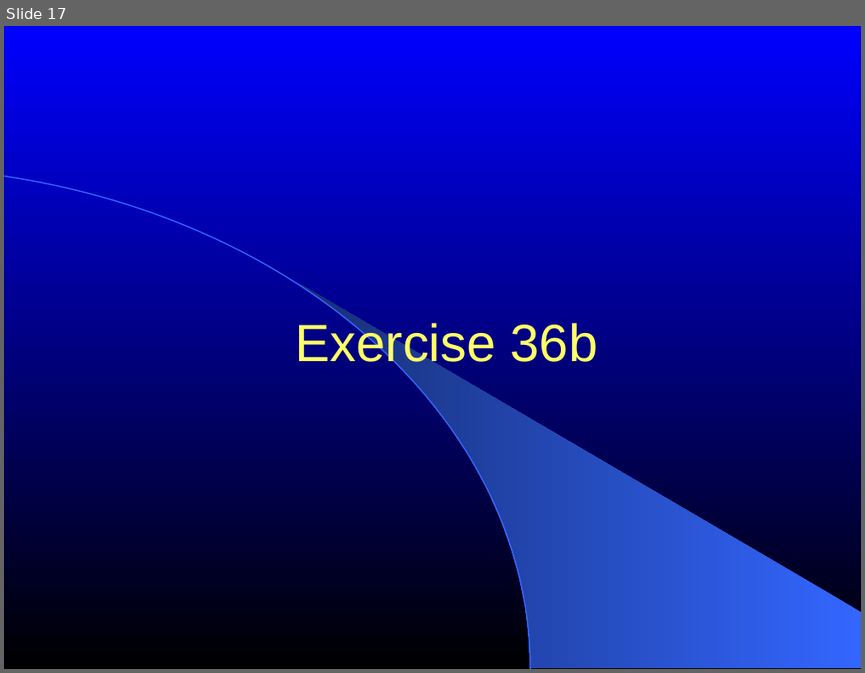
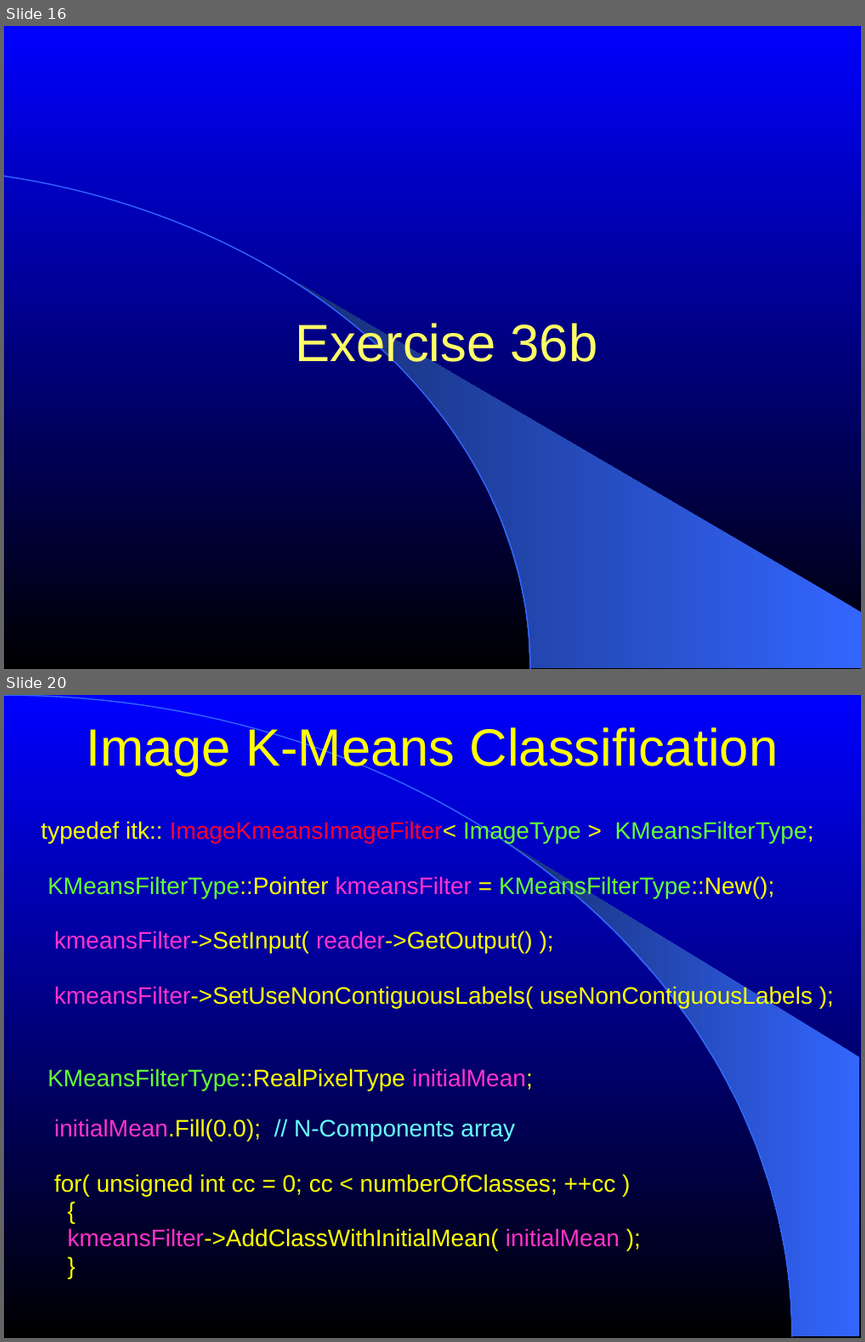
Before and after one commit to lheckemann/namic-sandbox, a slide deck: ITKAdvancedCourse/doc/presentations/Insight-StatisticalClassification.ppt. Shown one above the other, each under a label of ours: slide 17 before the commit, slides 16 and 20 after it; the slides between them are not shown. The pictures are 865x673 and 865x1342 pixels, drawn with LibreOffice and Linux fonts; fonts in the diff are those of the drawing. Boxes give left, top, right and bottom in pixels: in the first picture for what was removed or moved away, otherwise in the second. Text is boxed around its words. In the diff, an @@ line names an element or a change of style, - is before the commit and + after.

```diff
--- a/ITKAdvancedCourse/doc/presentations/Insight-StatisticalClassification.ppt
+++ b/ITKAdvancedCourse/doc/presentations/Insight-StatisticalClassification.ppt
@@ slide 20 added at [4, 695, 861, 1338], background gradient #0000FF to #000000 @@
@@ freeform shape added at [4, 695, 792, 1336], outline #3366FF 0.99 pt @@
@@ title added at [86, 726, 778, 776], 44 pt, text #FFFF00 @@
+Image K-Means Classification
@@ text added at [41, 820, 814, 1251], 20 pt, text #FFFF00 @@
+typedef itk:: ImageKmeansImageFilter< ImageType > KMeansFilterType;
+KMeansFilterType::Pointer kmeansFilter = KMeansFilterType::New();
+kmeansFilter->SetInput( reader->GetOutput() );
+kmeansFilter->SetUseNonContiguousLabels( useNonContiguousLabels );
+KMeansFilterType::RealPixelType initialMean;
+initialMean.Fill(0.0); // N-Components array
+for( unsigned int cc = 0; cc < numberOfClasses; ++cc )
+{
+kmeansFilter->AddClassWithInitialMean( initialMean );
+}
@@ freeform shape added at [509, 843, 859, 1336], fill gradient #3366FF to #172F75 @@
@@ what was slide 17 is now slide 16 @@
```
Also in this commit, not shown: 4 slides changed, 15 other slides added.
